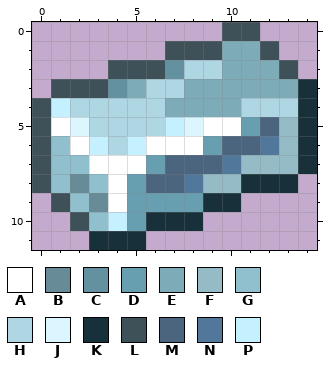
A pixel-art sprite gets an edit: Items/Materials/DamascusBar.png. Above, as it was before the edit.
The file is 30x24 pixels, drawn in blocks of 2x2; one block is one cell here.
Palette (. is transparent): A #ffffff  B #678c98  C #6391a0  D #679fb1  E #7eabb8  F #95bbc6  G #90c0cd  H #afd6e3  J #dbf6ff  K #173039  L #3f5158  M #4b657e  N #51779b  P #c5f0ff
The same view after the edit:
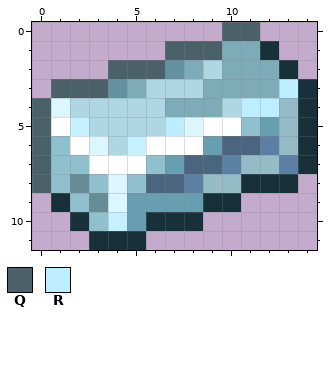
Colours new in this view: Q #4a616a  R #bceeff
Edits made:
colour N: #51779b -> #5c80a3
Changed rows in their new state; - is a pixel that keeps its letter.
first column x 0:
 0 ----------QQ--
 1 -------QQQ--K-
 2 ----QQQ-E----K
 3 -QQQ----H----R
 4 QJ--------HRRF
 5 Q-P----R---GD-
 6 Q--J----------
 7 Q-----GD-----N
 8 Q---JG--------
 9 -K--J---------
10 --K-----------
